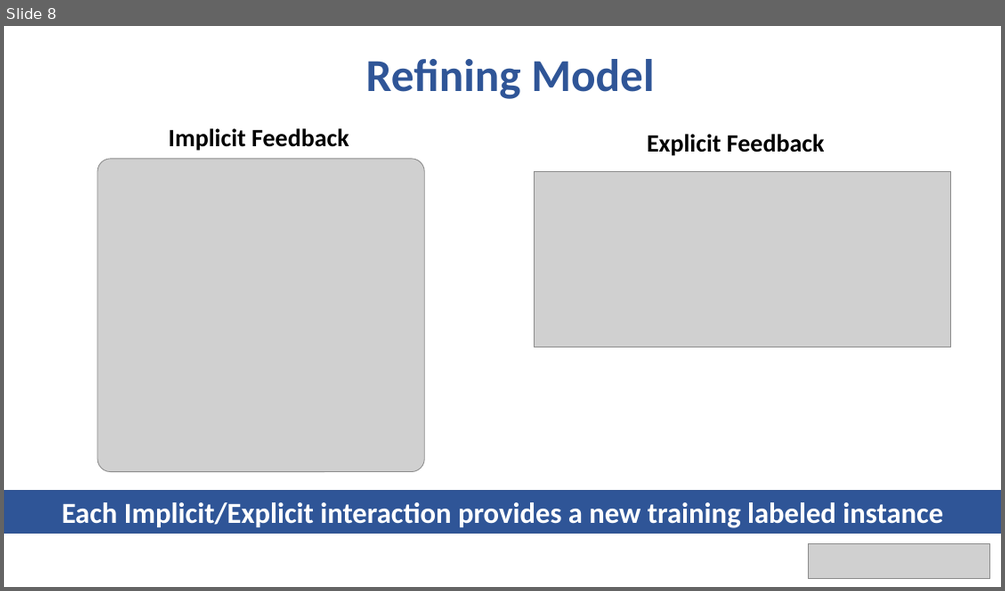
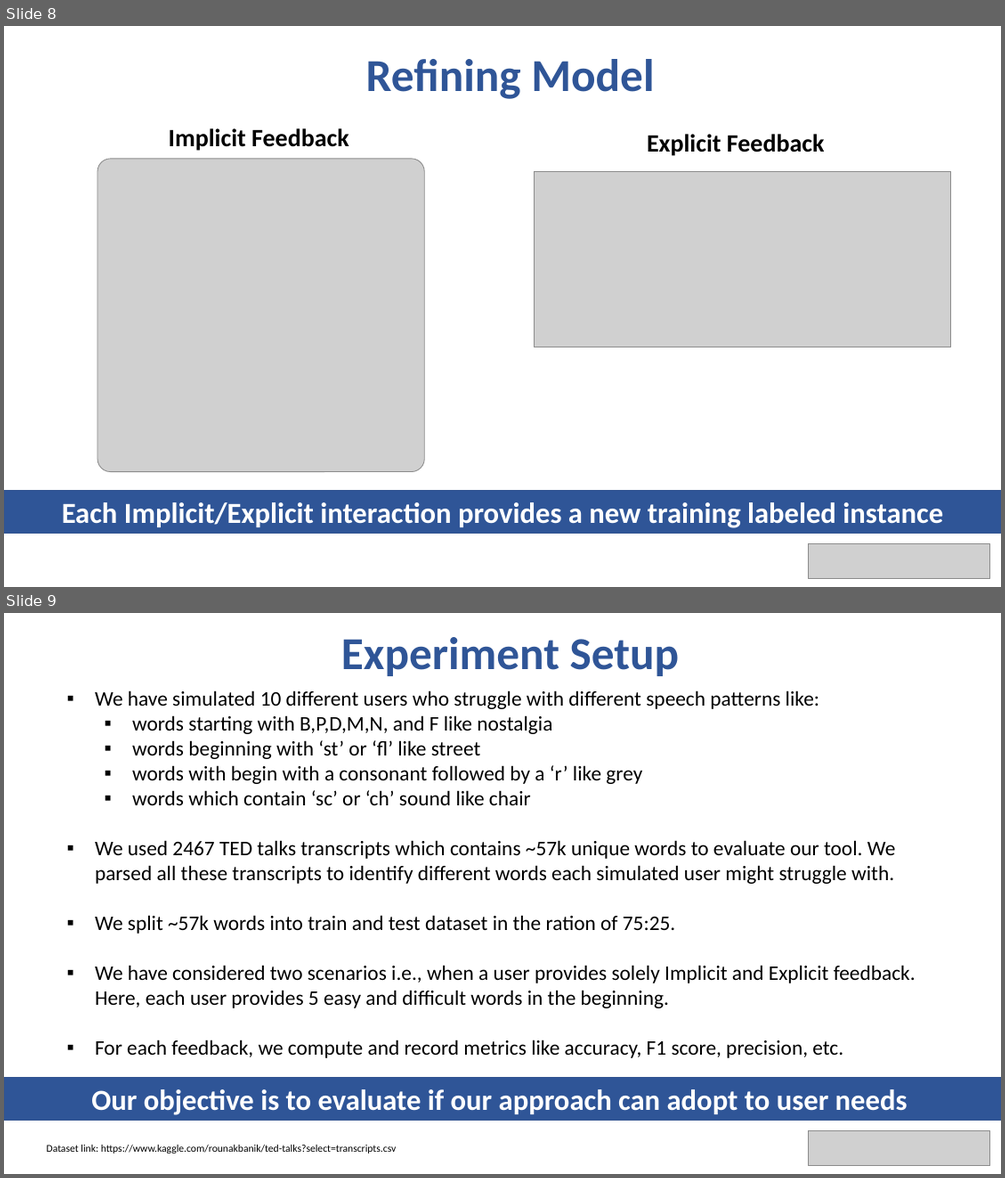
Before and after one commit to bhavyaghai/Fluent, a slide deck: presentation.pptx. Shown one above the other, each under a label of ours: slide 8 before the commit, slides 8 and 9 after it. The pictures are 1005x591 and 1005x1178 pixels, drawn with LibreOffice and Linux fonts; fonts in the diff are those of the drawing; grey boxes stand for pictures. Boxes give left, top, right and bottom in pixels: in the first picture for what was removed or moved away, otherwise in the second. Text is boxed around its words. In the diff, an @@ line names an element or a change of style, - is before the commit and + after.

```diff
--- a/presentation.pptx
+++ b/presentation.pptx
@@ slide 9 added at box(4, 613, 1001, 1174), background #FFFFFF @@
@@ text added at box(341, 637, 680, 676), 44 pt, text #2F5597, bold @@
+Experiment Setup
@@ text added at box(95, 690, 915, 1058), 20 pt, text #000000 @@
+▪ We have simulated 10 different users who struggle with different speech patterns like:
+  ▪ words starting with B,P,D,M,N, and F like nostalgia
+  ▪ words beginning with ‘st’ or ‘fl’ like street
+  ▪ words with begin with a consonant followed by a ‘r’ like grey
+  ▪ words which contain ‘sc’ or ‘ch’ sound like chair
+▪ We used 2467 TED talks transcripts which contains ~57k unique words to evaluate our tool. We parsed all these transcripts to identify different words each simulated user might struggle with.
+▪ We split ~57k words into train and test dataset in the ration of 75:25.
+▪ We have considered two scenarios i.e., when a user provides solely Implicit and Explicit feedback. Here, each user provides 5 easy and difficult words in the beginning.
+▪ For each feedback, we compute and record metrics like accuracy, F1 score, precision, etc.
@@ rectangle added at box(4, 1078, 1001, 1120), fill #2F5597, outline #325491 1 pt, 28 pt, text #FFFFFF, bold @@
+Our objective is to evaluate if our approach can adopt to user needs
@@ text added at box(47, 1144, 396, 1153), 10 pt, text #000000 @@
+Dataset link: https://www.kaggle.com/rounakbanik/ted-talks?select=transcripts.csv
@@ picture added at box(809, 1130, 990, 1166) @@
```
Also in this commit, not shown: 4 slides changed, 3 other slides added, 1 slide removed, 4 other files.
